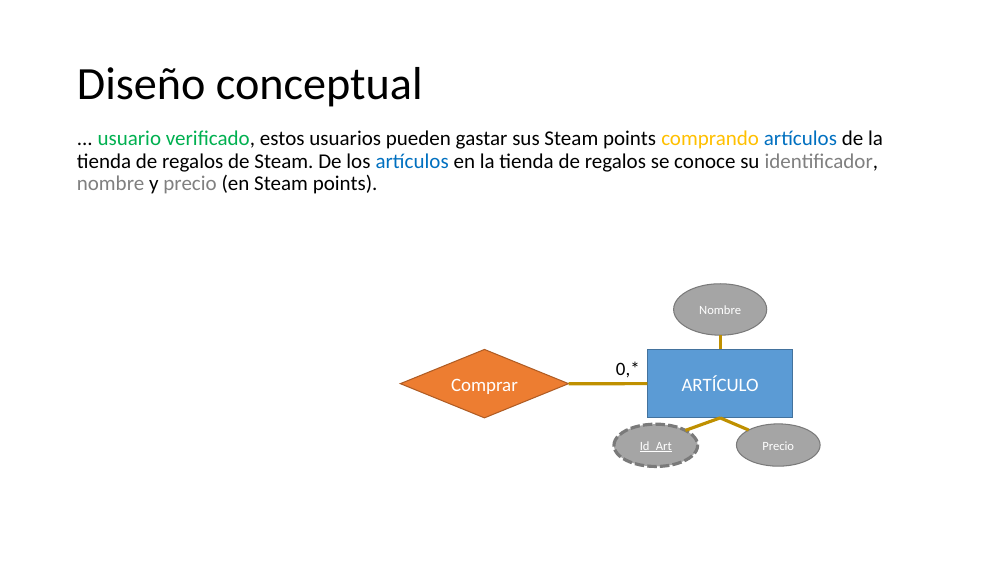
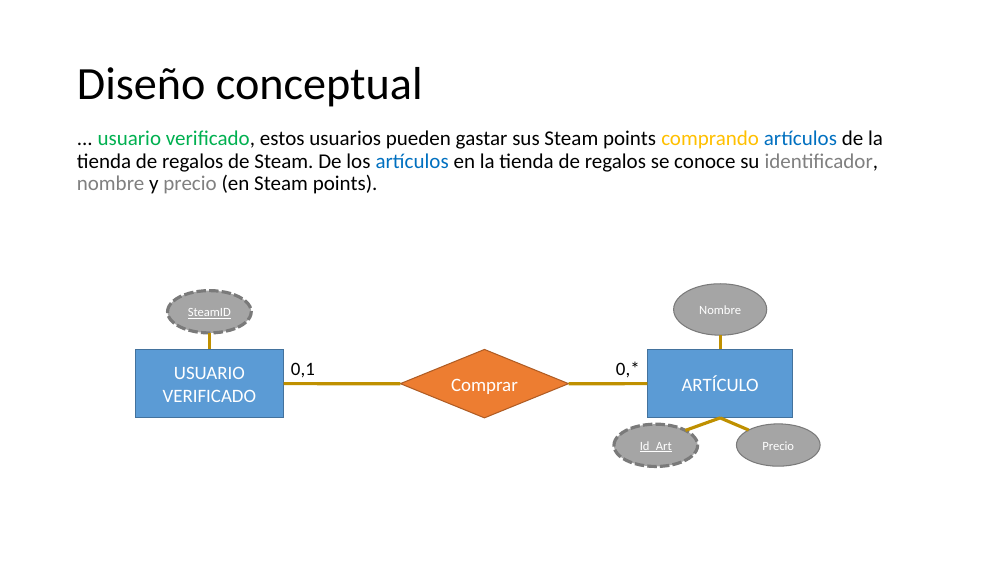
Before and after one commit to anuno61044/Computer-Science-UH, a slide deck: slide 12 of base_de_datos_I/clases_practicas/LAB_01 (solution).pptx. Drawn at 1008x567 pixels with LibreOffice and Linux fonts; fonts in the diff are those of the drawing. Boxes give left, top, right and bottom in pixels: in the first picture for what was removed or moved away, otherwise in the second. Text is boxed around its words. In the diff, an @@ line names an element or a change of style, - is before the commit and + after.

```diff
--- a/base_de_datos_I/clases_practicas/LAB_01 (solution).pptx
+++ b/base_de_datos_I/clases_practicas/LAB_01 (solution).pptx
@@ ellipse added at bbox=[168, 290, 252, 333], fill #A5A5A5, outline #7A7A7A 3 pt dashed, 12 pt, text #FFFFFF, underline @@
+SteamID
@@ rectangle added at bbox=[135, 349, 284, 418], fill #5B9BD5, outline #43739E 1 pt, 18 pt, text #FFFFFF @@
+USUARIO VERIFICADO
@@ line added from (209, 333) to (209, 349), #BF9000 3 pt @@
@@ line added from (401, 384) to (284, 384), #BF9000 3 pt @@
@@ text added at bbox=[291, 362, 315, 378], 18 pt, text #000000 @@
+0,1
```
Also in this commit, not shown: 7 other files.
